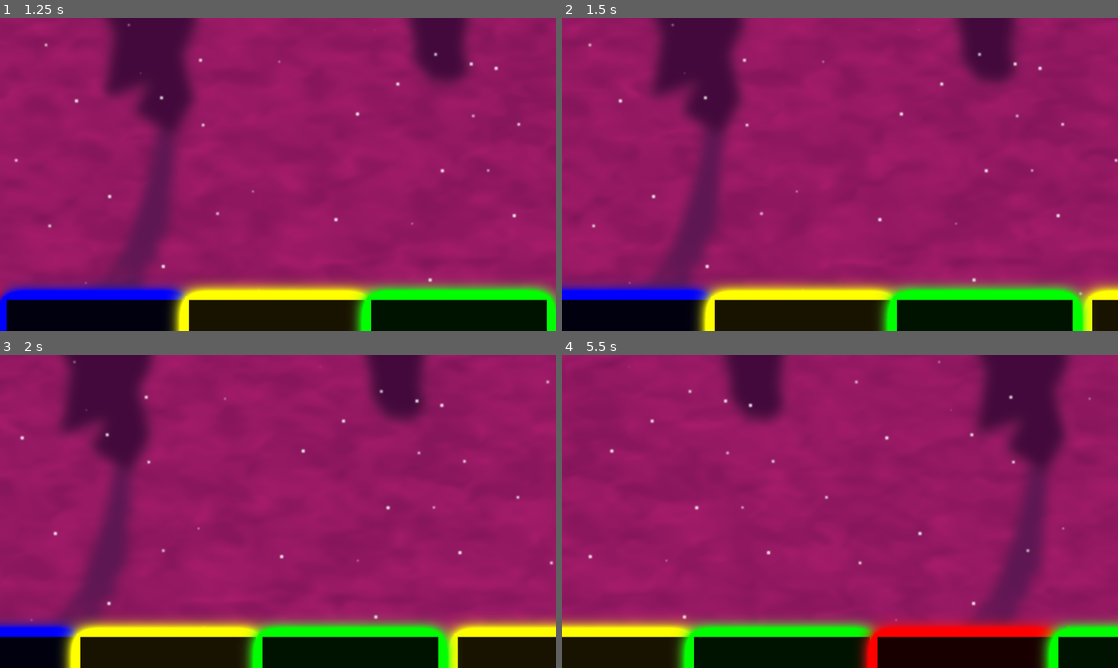
Above: before the commit, frames 1-4 (two rows, left to right).
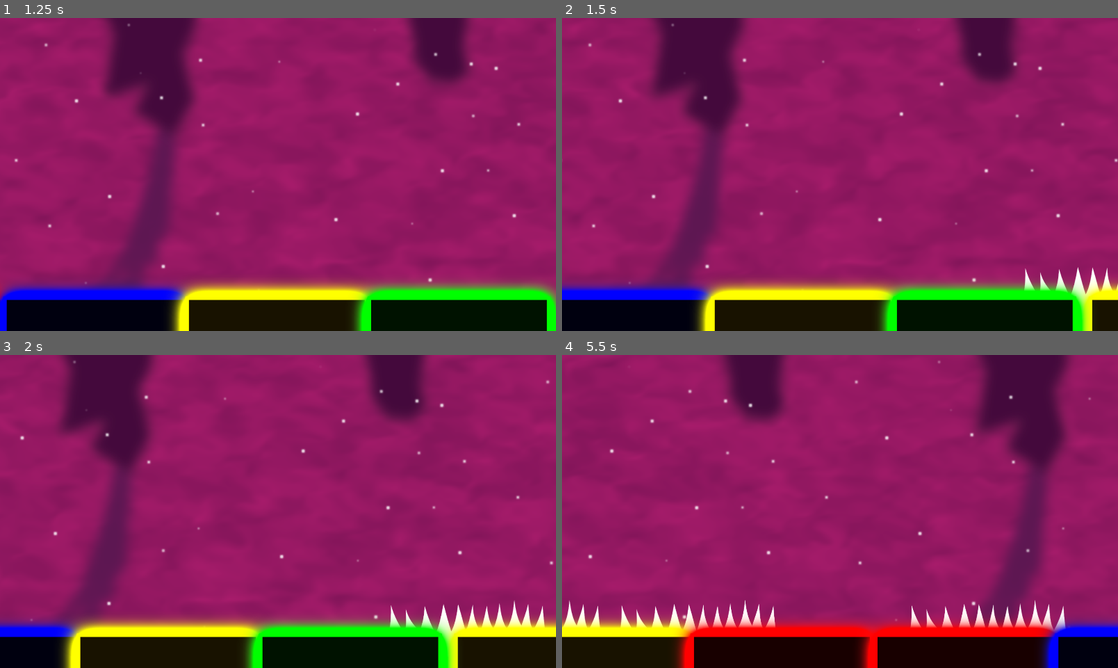
Above: after the commit, the same moments.

Repository: Sky84/hardrunnercolor
Game: Godot game, scene res://game.tscn
Two runs of this game, one before a commit and one after it. Both use one fixed random seed, a clock stepped at 60 frames per second and the inputs below.
Inputs:
- Up to frame 1 (1.25 s): no input
- Up to frame 2 (1.5 s): no input
- Up to frame 3 (2 s): no input
- Up to frame 4 (5.5 s): no input

Frame 1 is identical in both runs. In frame 2, 0.5% of the frame differs, in the area x 83-100%, y 79-93%; in frame 3, 0.9%; in frame 4, 4.9%, in the area x 0-100%, y 78-100%.

Commit message:
feat: obstacle

Diff:
--- a/Obstacle.tscn
+++ b/Obstacle.tscn
@@ -1,14 +1,20 @@
-[gd_scene load_steps=3 format=3 uid="uid://n1mb8ltok4i6"]
+[gd_scene load_steps=4 format=3 uid="uid://n1mb8ltok4i6"]
 
 [ext_resource type="Script" path="res://obstacle.gd" id="1_gipju"]
 [ext_resource type="Texture2D" uid="uid://cuagi68m35cdd" path="res://Assets/Obstacles/spike.png" id="2_wex5i"]
 
+[sub_resource type="RectangleShape2D" id="RectangleShape2D_dvph1"]
+size = Vector2(550, 144)
+
 [node name="Obstacle" type="AnimatableBody2D" node_paths=PackedStringArray("sprite_obstacle")]
 script = ExtResource("1_gipju")
 sprite_obstacle = NodePath("Sprite2D")
+obstacle_type = "Spike"
 
 [node name="Sprite2D" type="Sprite2D" parent="."]
+position = Vector2(0, -16)
 texture = ExtResource("2_wex5i")
-centered = false
 
 [node name="CollisionShape2D" type="CollisionShape2D" parent="."]
+position = Vector2(8, 1)
+shape = SubResource("RectangleShape2D_dvph1")
--- a/PlatformSpawner.gd
+++ b/PlatformSpawner.gd
@@ -2,8 +2,9 @@
 
 @onready var game_rules: GameRules = $"../GameRules";
 @onready var platforms_container: Node2D = $Platforms;
+@export var obstacles_scenes: Array[PackedScene];
 @export var platforms: Array[AnimatableBody2D];
-@export var obstacles: Array[AnimatableBody2D];
+var _obstacles: Array[AnimatableBody2D];
 
 var PLATFORM_TYPE = [
 	'Red',
@@ -18,10 +19,20 @@
 		var platform_max_right = platform.global_position.x + platform.platform_width;
 		if platform_max_right < 0:
 			platform.global_position.x = get_viewport_rect().size.x;
-			platform.platform_type = PLATFORM_TYPE[randi() % PLATFORM_TYPE.size()];
-			var _with_obstacle = randi_range(0, 1) == 0;
-			#if _with_obstacle:
-				#var obstacle = obstacles[randi() % obstacles.size()];
-				#obstacle.global_position.x = platform.global_position.x + randi_range(0, platform.platform_width);
-				#obstacle.obstacle_type = platform.platform_type;
-				#obstacle.obstacle_speed = game_rules.speed
+			_on_platform_replaced(platform);
+	for obstacle in _obstacles:
+		obstacle.global_position.x += game_rules.speed.x * delta;
+		var obstacle_max_right = obstacle.global_position.x + obstacle.obstacle_width;
+		if obstacle_max_right < 0:
+			obstacle.queue_free();
+			_obstacles.erase(obstacle);
+
+func _on_platform_replaced(_platform: AnimatableBody2D):
+	_platform.platform_type = PLATFORM_TYPE[randi() % PLATFORM_TYPE.size()];
+	var _with_obstacle = randi_range(0, 1) == 0;
+	if _with_obstacle:
+		var _obstacle_scene = obstacles_scenes[randi() % obstacles_scenes.size()];
+		var _obstacle_instance = _obstacle_scene.instantiate();
+		_obstacle_instance.global_position.x = get_viewport_rect().size.x + randi_range(0, _platform.platform_width);
+		platforms_container.add_child(_obstacle_instance);
+		_obstacles.append(_obstacle_instance);
--- a/game.tscn
+++ b/game.tscn
@@ -8,6 +8,7 @@
 [ext_resource type="Script" path="res://GameRules.gd" id="5_birrg"]
 [ext_resource type="Script" path="res://PlatformSpawner.gd" id="6_vnohe"]
 [ext_resource type="PackedScene" uid="uid://cwomi1d1tdxqo" path="res://platform.tscn" id="7_r4dv3"]
+[ext_resource type="PackedScene" uid="uid://n1mb8ltok4i6" path="res://Obstacle.tscn" id="8_yycuc"]
 
 [sub_resource type="Gradient" id="Gradient_y1ho5"]
 offsets = PackedFloat32Array(1)
@@ -84,6 +85,7 @@
 
 [node name="PlatformSpawner" type="Node2D" parent="." node_paths=PackedStringArray("platforms")]
 script = ExtResource("6_vnohe")
+obstacles_scenes = Array[PackedScene]([ExtResource("8_yycuc")])
 platforms = [NodePath("Platforms/Platform"), NodePath("Platforms/Platform2"), NodePath("Platforms/Platform3"), NodePath("Platforms/Platform4")]
 
 [node name="Platforms" type="Node2D" parent="PlatformSpawner"]
--- a/platform.tscn
+++ b/platform.tscn
@@ -55,6 +55,8 @@
 size = Vector2(629, 299)
 
 [node name="Platform" type="AnimatableBody2D" node_paths=PackedStringArray("sprite_platform")]
+z_index = 1
+collision_layer = 2
 script = ExtResource("1_uf361")
 sprite_platform = NodePath("SpritePlatform")
 
@@ -65,6 +67,5 @@
 centered = false
 
 [node name="CollisionShape2D" type="CollisionShape2D" parent="."]
-visible = false
 position = Vector2(314.5, 149.5)
 shape = SubResource("RectangleShape2D_fqree")
Not shown: 1 places in game.tscn that only renumber resources
